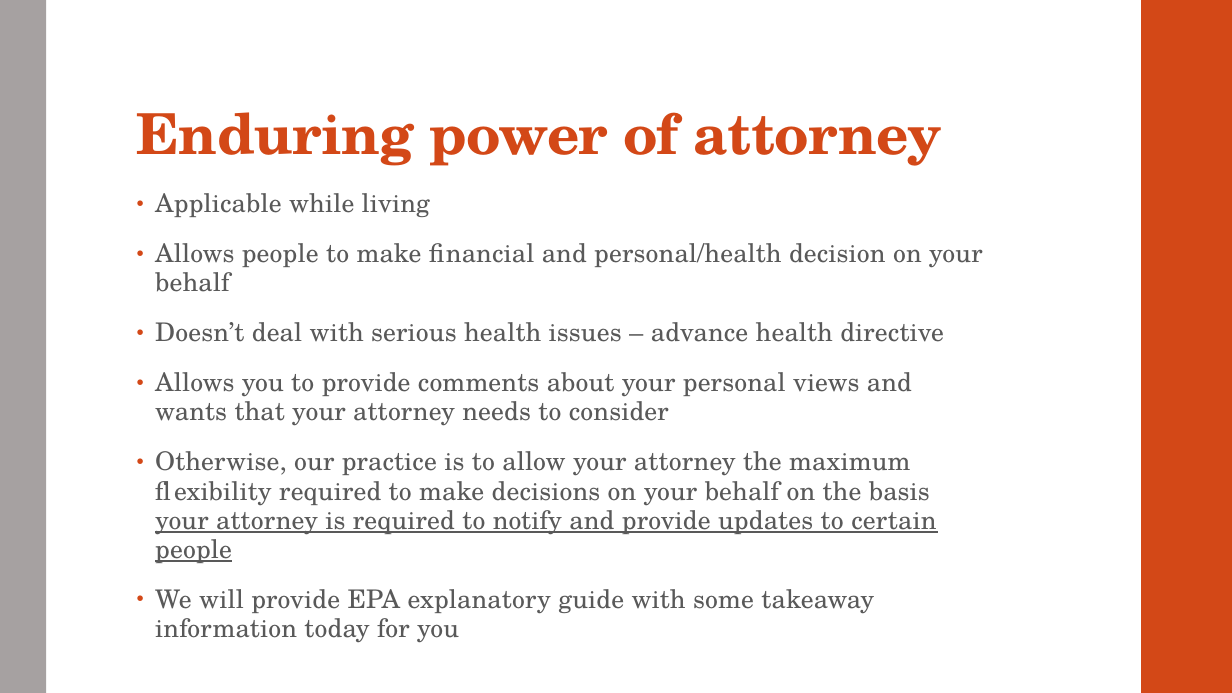
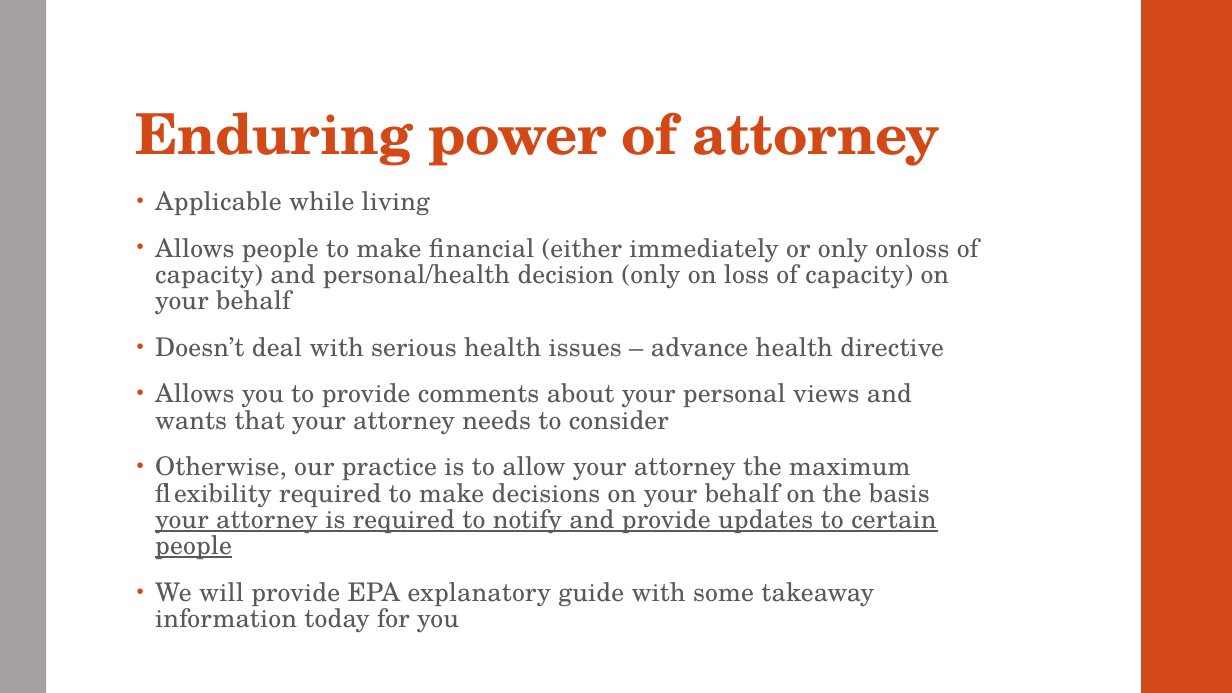
Before and after one commit to dariuschats/dariuschats.github.io, a slide deck: slide 49 of downloadables/other/Estate planning/Estate Planning Meeting Slides.pptx (slide 46 before the commit). Drawn at 1232x693 pixels with LibreOffice and Linux fonts; fonts in the diff are those of the drawing. Boxes give left, top, right and bottom in pixels: in the first picture for what was removed or moved away, otherwise in the second. Text is boxed around its words. In the diff, an @@ line names an element or a change of style, - is before the commit and + after.

```diff
--- a/downloadables/other/Estate planning/Estate Planning Meeting Slides.pptx
+++ b/downloadables/other/Estate planning/Estate Planning Meeting Slides.pptx
@@ text at [155, 191, 944, 633]: line spacing 0.95 to 0.85 @@
@@ text at [155, 238, 979, 315]: text changed @@
-• Allows people to make financial and personal/health decision on your behalf
+• Allows people to make financial (either immediately or only onloss of capacity) and personal/health decision (only on loss of capacity) on your behalf
```
Also in this commit, not shown: 1 other slide changed, 3 slides added, 3 other files.
